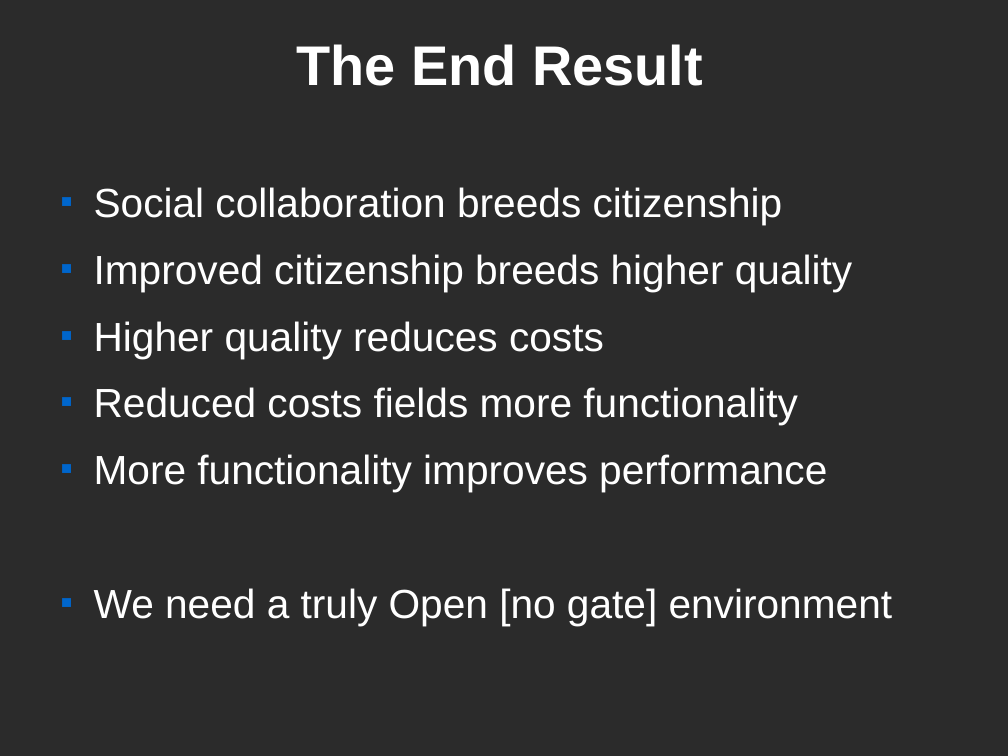
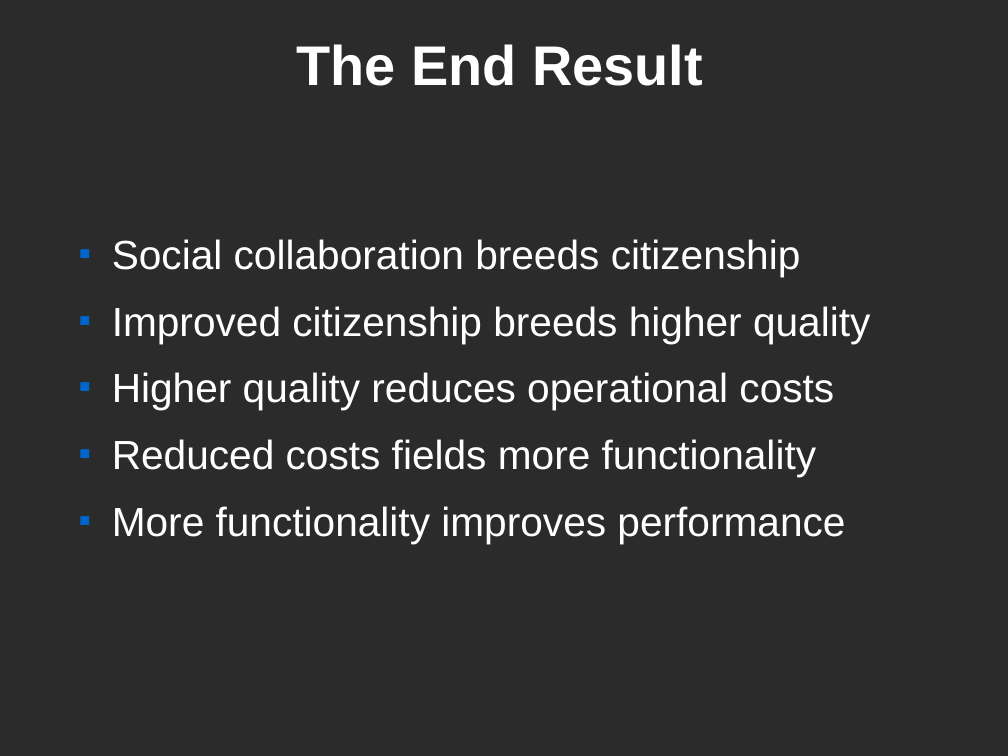
Before and after one commit to kitplummer/Mil-OSS, a slide deck: slide 17 of SocialCoding.odp (slide 16 before the commit). Drawn at 1008x756 pixels with LibreOffice and Linux fonts; fonts in the diff are those of the drawing; background and template pictures are left out; a plain dark background stands for a picture behind light text. Boxes give left, top, right and bottom in pixels: in the first picture for what was removed or moved away, otherwise in the second. Text is boxed around its words. In the diff, an @@ line names an element or a change of style, - is before the commit and + after.

```diff
--- a/SocialCoding.odp
+++ b/SocialCoding.odp
@@ text "Social collaboration breeds citizenship": place and size @@
-text "Social collaboration breeds citizenship" at <box>94,187,893,625</box>
+text "Social collaboration breeds citizenship" at <box>112,239,870,544</box>
@@ text at <box>112,372,834,410</box>: text changed @@
-■ Higher quality reduces costs
+■ Higher quality reduces operational costs
@@ text at <box>94,588,893,625</box>: paragraph removed @@
-■ We need a truly Open [no gate] environment
```
Also in this commit, not shown: 8 other slides changed, 1 slide added.
